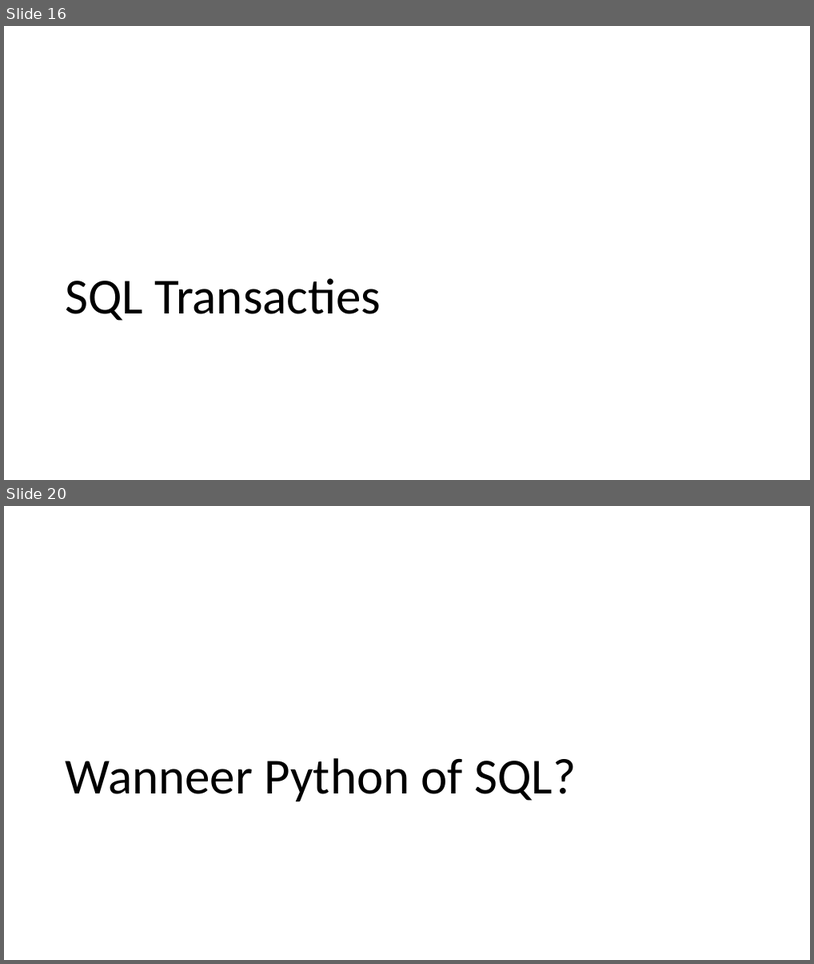
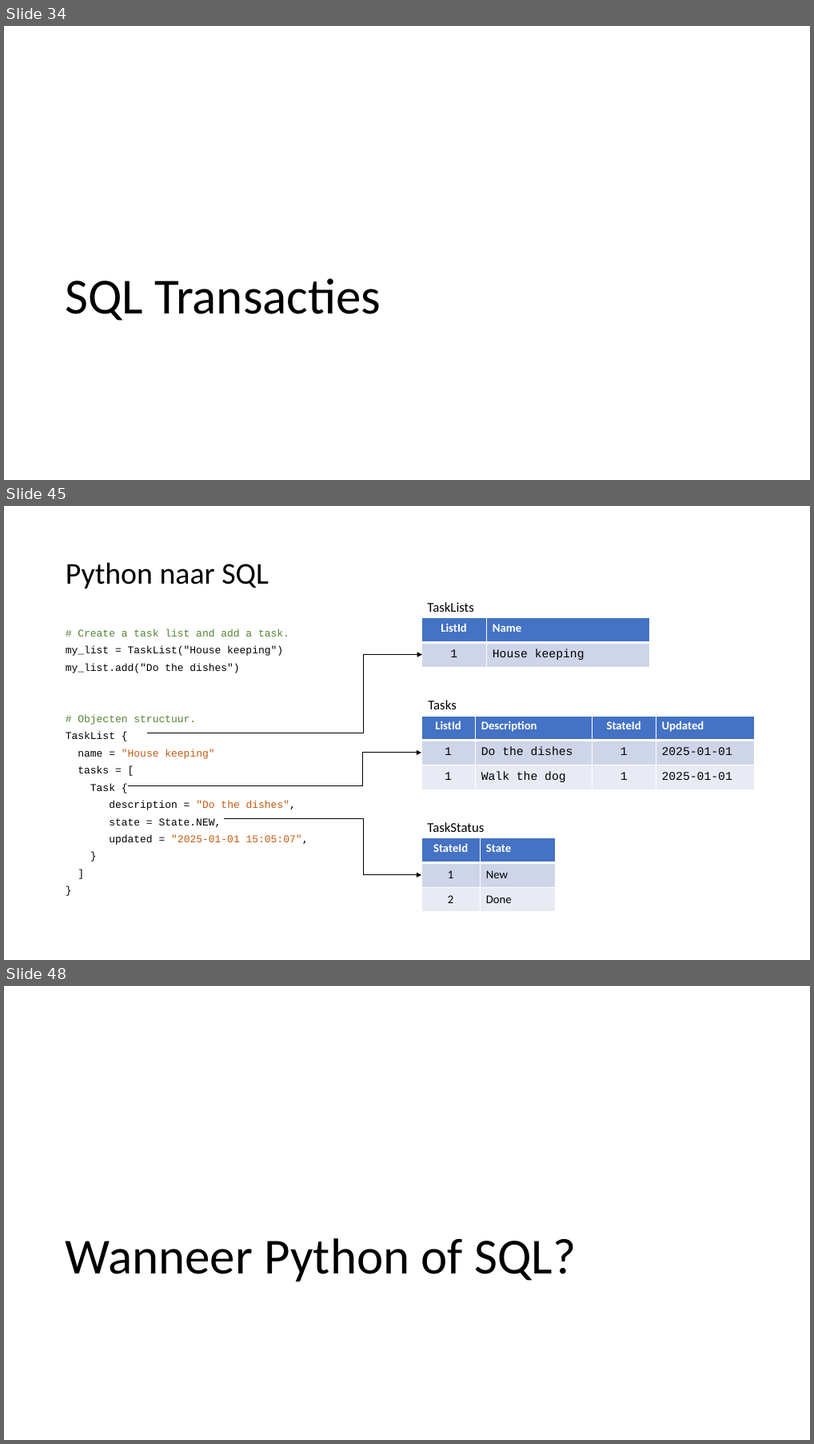
Before and after one commit to LFKoning/knowledge-sharing, a slide deck: sql_course/3_python/3_python.pptx. Shown one above the other, each under a label of ours: slides 16 and 20 before the commit, slides 34, 45 and 48 after it; the slides between them are not shown. The pictures are 814x964 and 814x1444 pixels, drawn with LibreOffice and Linux fonts; fonts in the diff are those of the drawing. Boxes give left, top, right and bottom in pixels: in the first picture for what was removed or moved away, otherwise in the second. Text is boxed around its words. In the diff, an @@ line names an element or a change of style, - is before the commit and + after.

```diff
--- a/sql_course/3_python/3_python.pptx
+++ b/sql_course/3_python/3_python.pptx
@@ slide 45 added at (x1=4, y1=506, x2=810, y2=960), background #FFFFFF @@
@@ title added at (x1=66, y1=562, x2=269, y2=588), 36 pt, text #000000 @@
+Python naar SQL
@@ table added at (x1=422, y1=618, x2=650, y2=667), 2 rows, 2 columns @@
+ListId | Name
+1 | House keeping
@@ text added at (x1=427, y1=602, x2=474, y2=612), 16 pt, text #000000 @@
+TaskLists
@@ text added at (x1=66, y1=629, x2=309, y2=844), 12.4 pt, text #000000 @@
+# Create a task list and add a task.
+my_list = TaskList("House keeping")
+my_list.add("Do the dishes")
+# Objecten structuur.
+TaskList {
+name = "House keeping"
+tasks = [
+Task {
+description = "Do the dishes",
+state = State.NEW,
+updated = "2025-01-01 15:05:07",
+}
+]
+}
@@ elbow arrow added from (147, 733) to (422, 655), #000000 1 pt @@
@@ table added at (x1=422, y1=716, x2=755, y2=790), 3 rows, 4 columns @@
+ListId | Description | StateId | Updated
+1 | Do the dishes | 1 | 2025-01-01
+1 | Walk the dog | 1 | 2025-01-01
@@ text added at (x1=428, y1=700, x2=456, y2=709), 16 pt, text #000000 @@
+Tasks
@@ elbow arrow added from (127, 785) to (422, 752), #000000 1 pt @@
@@ elbow arrow added from (224, 819) to (422, 875), #000000 1 pt @@
@@ table added at (x1=422, y1=838, x2=556, y2=912), 3 rows, 2 columns @@
+StateId | State
+1 | New
+2 | Done
@@ text added at (x1=427, y1=822, x2=484, y2=832), 16 pt, text #000000 @@
+TaskStatus
@@ what was slide 16 is now slide 34 @@
@@ what was slide 20 is now slide 48 @@
```
Also in this commit, not shown: 12 slides changed, 30 other slides added, 3 slides removed, 11 other files.
